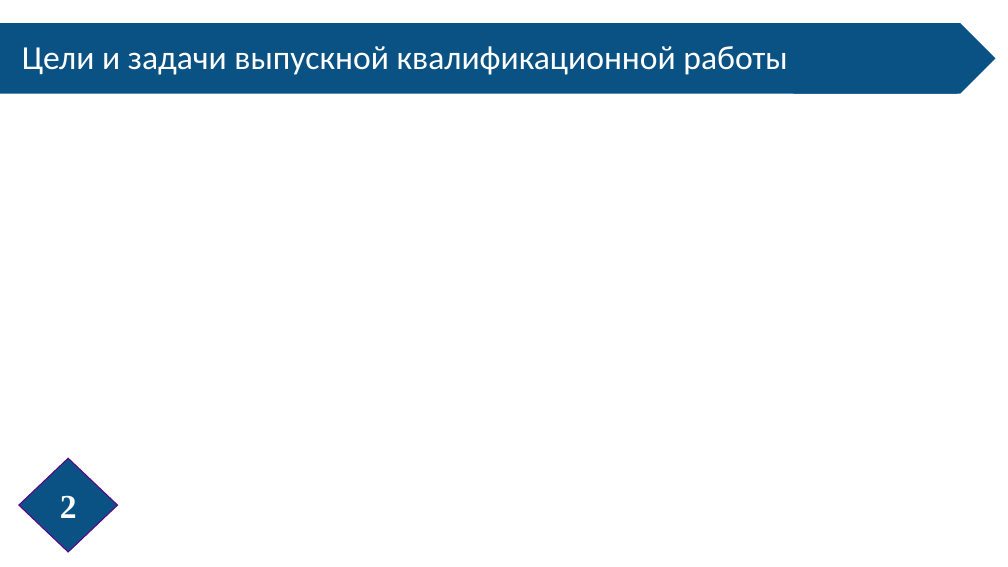
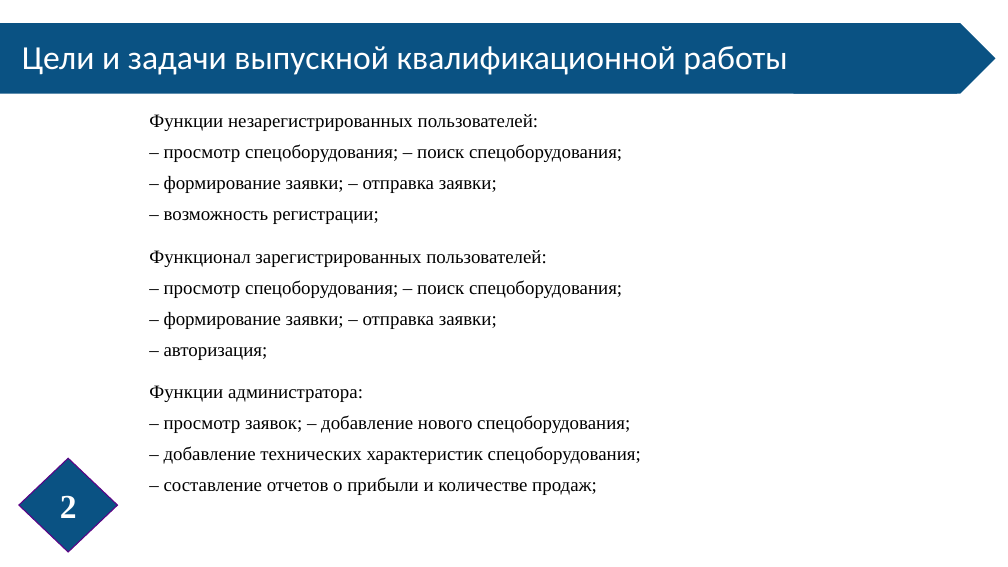
Before and after one commit to LebedevOleg/VKR_2022, a slide deck: slide 3 of Prezentatsia_VKR_2022.pptx. Drawn at 1008x567 pixels with LibreOffice and Linux fonts; fonts in the diff are those of the drawing. Boxes give left, top, right and bottom in pixels: in the first picture for what was removed or moved away, otherwise in the second. Text is boxed around its words. In the diff, an @@ line names an element or a change of style, - is before the commit and + after.

```diff
--- a/Prezentatsia_VKR_2022.pptx
+++ b/Prezentatsia_VKR_2022.pptx
@@ text added at (x1=149, y1=114, x2=641, y2=495), 18 pt, text #000000 @@
+Функции незарегистрированных пользователей:
+– просмотр спецоборудования; – поиск спецоборудования;
+– формирование заявки; – отправка заявки;
+– возможность регистрации;
+Функционал зарегистрированных пользователей:
+– просмотр спецоборудования; – поиск спецоборудования;
+– формирование заявки; – отправка заявки;
+– авторизация;
+Функции администратора:
+– просмотр заявок; – добавление нового спецоборудования;
+– добавление технических характеристик спецоборудования;
+– составление отчетов о прибыли и количестве продаж;
```
Also in this commit, not shown: 3 other slides changed, 4 other files.
